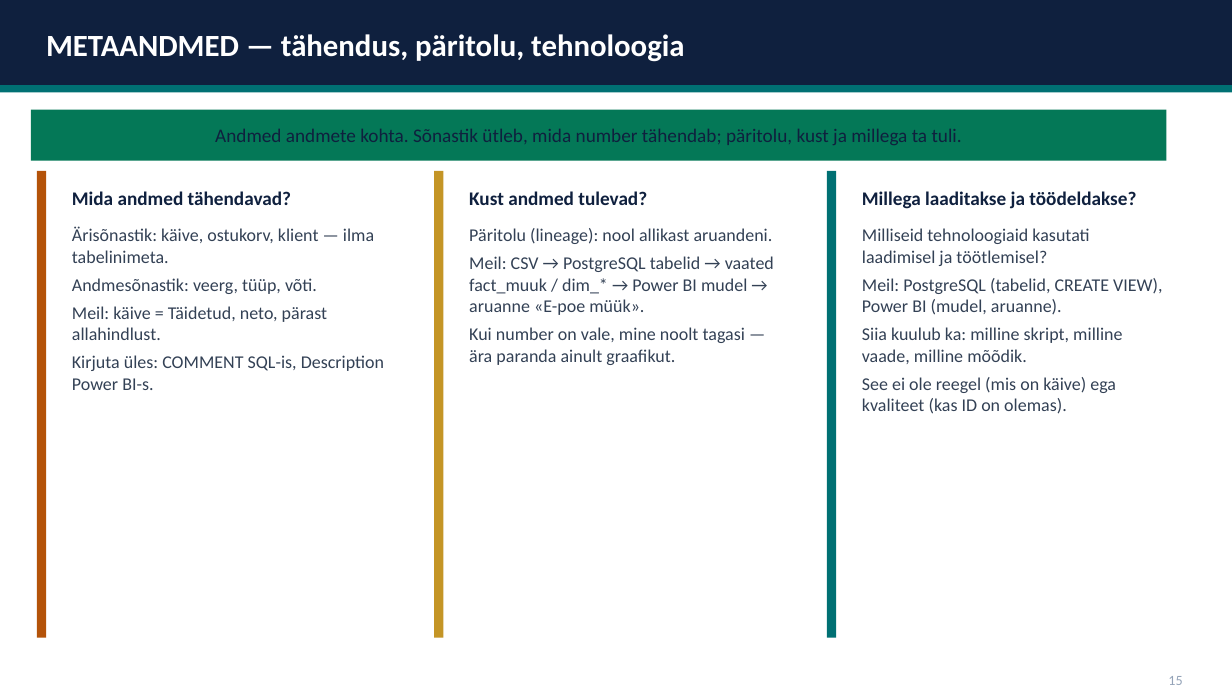
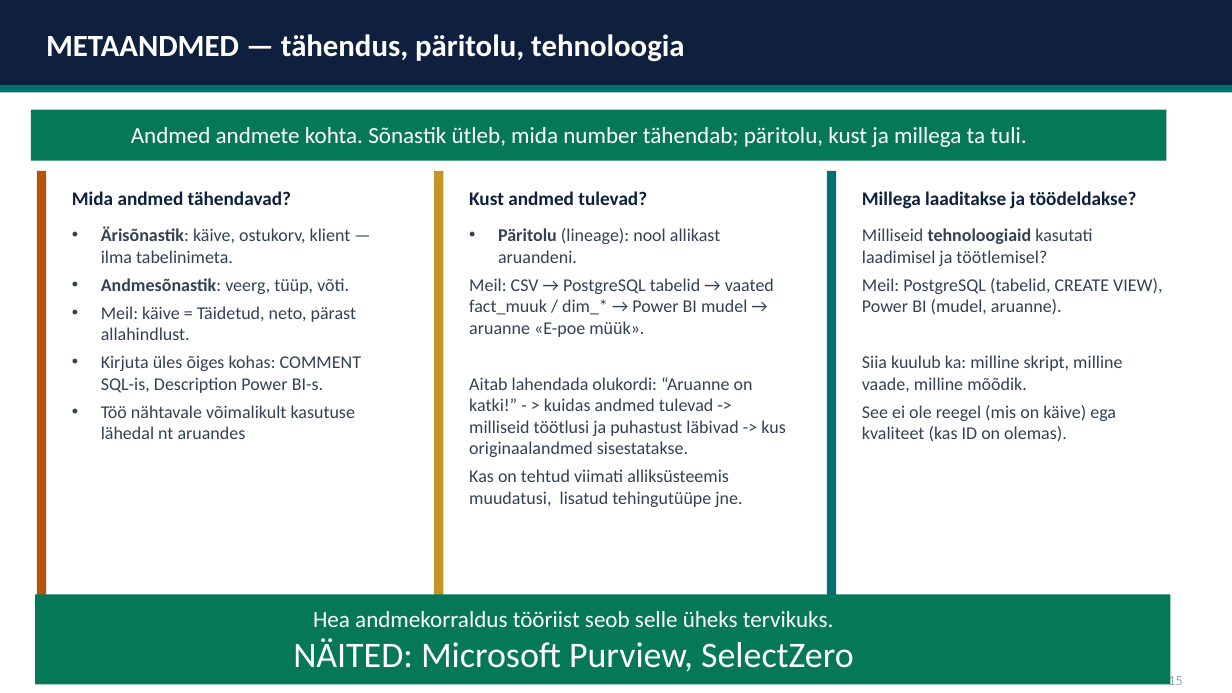
Before and after one commit to emilieabel/andmetarkus, a slide deck: slide 16 of Materjalid/Day9 Andmekorraldus Dim Fakt/9-paev-andmetarkus-esitlus.pptx. Drawn at 1232x693 pixels with LibreOffice and Linux fonts; fonts in the diff are those of the drawing. Boxes give left, top, right and bottom in pixels: in the first picture for what was removed or moved away, otherwise in the second. Text is boxed around its words. In the diff, an @@ line names an element or a change of style, - is before the commit and + after.

```diff
--- a/Materjalid/Day9 Andmekorraldus Dim Fakt/9-paev-andmetarkus-esitlus.pptx
+++ b/Materjalid/Day9 Andmekorraldus Dim Fakt/9-paev-andmetarkus-esitlus.pptx
@@ text "Andmed andmete kohta. Sõnastik ütleb, ...": place and size @@
-text "Andmed andmete kohta. Sõnastik ütleb, ..." at bbox=[215, 129, 962, 145]
+text "Andmed andmete kohta. Sõnastik ütleb, ..." at bbox=[131, 127, 1026, 147]
@@ text "Andmed andmete kohta. Sõnastik ütleb, ..." at bbox=[131, 127, 1026, 147]: size 15 to 18 pt, text colour #0F203E to #FFFFFF @@
@@ text at bbox=[101, 226, 356, 340]: bold on in "Ärisõnastik:", "Andmesõnastik:"; bullet none to • @@
@@ text "Päritolu (lineage): nool allikast aruandeni." at bbox=[469, 278, 785, 507]: bold on in "Päritolu"; bullet none to • @@
@@ text at bbox=[862, 228, 1092, 266]: bold on in "tehnoloogiaid" @@
@@ text at bbox=[101, 355, 361, 439]: text changed @@
-Kirjuta üles: COMMENT SQL-is, Description Power BI-s.
+• Kirjuta üles õiges kohas: COMMENT SQL-is, Description Power BI-s.
+• Töö nähtavale võimalikult kasutuse lähedal nt aruandes
@@ text at bbox=[469, 377, 785, 507]: text changed @@
-Kui number on vale, mine noolt tagasi — ära paranda ainult graafikut.
+Aitab lahendada olukordi: “Aruanne on katki!” - > kuidas andmed tulevad -> milliseid töötlusi ja puhastust läbivad -> kus originaalandmed sisestatakse.
+Kas on tehtud viimati alliksüsteemis muudatusi, lisatud tehingutüüpe jne.
@@ rectangle added at bbox=[35, 594, 1171, 684], fill #047857 @@
@@ text added at bbox=[293, 611, 854, 672], 18 pt, text #FFFFFF @@
+Hea andmekorraldus tööriist seob selle üheks tervikuks.
+NÄITED: Microsoft Purview, SelectZero
```
Also in this commit, not shown: 14 other slides changed, 1 other file.
